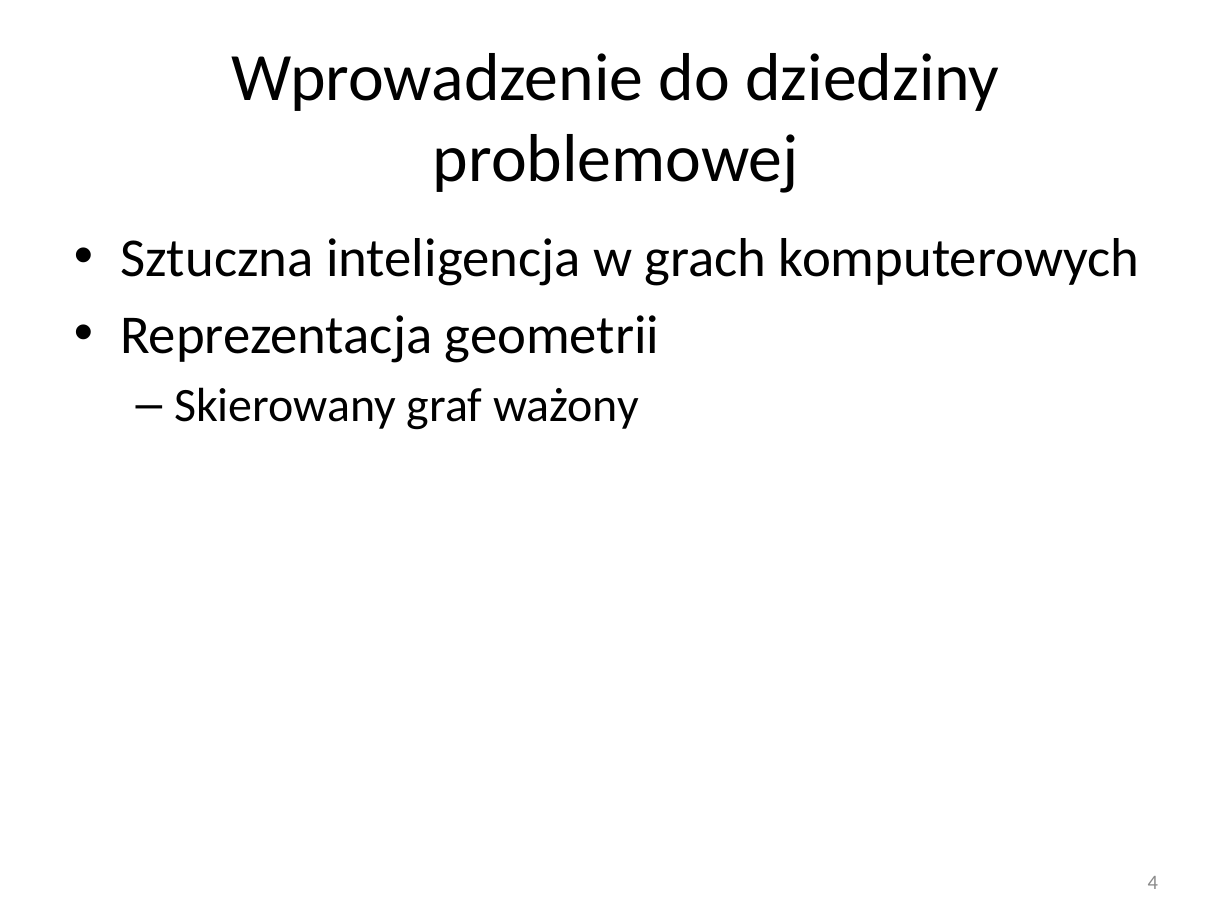
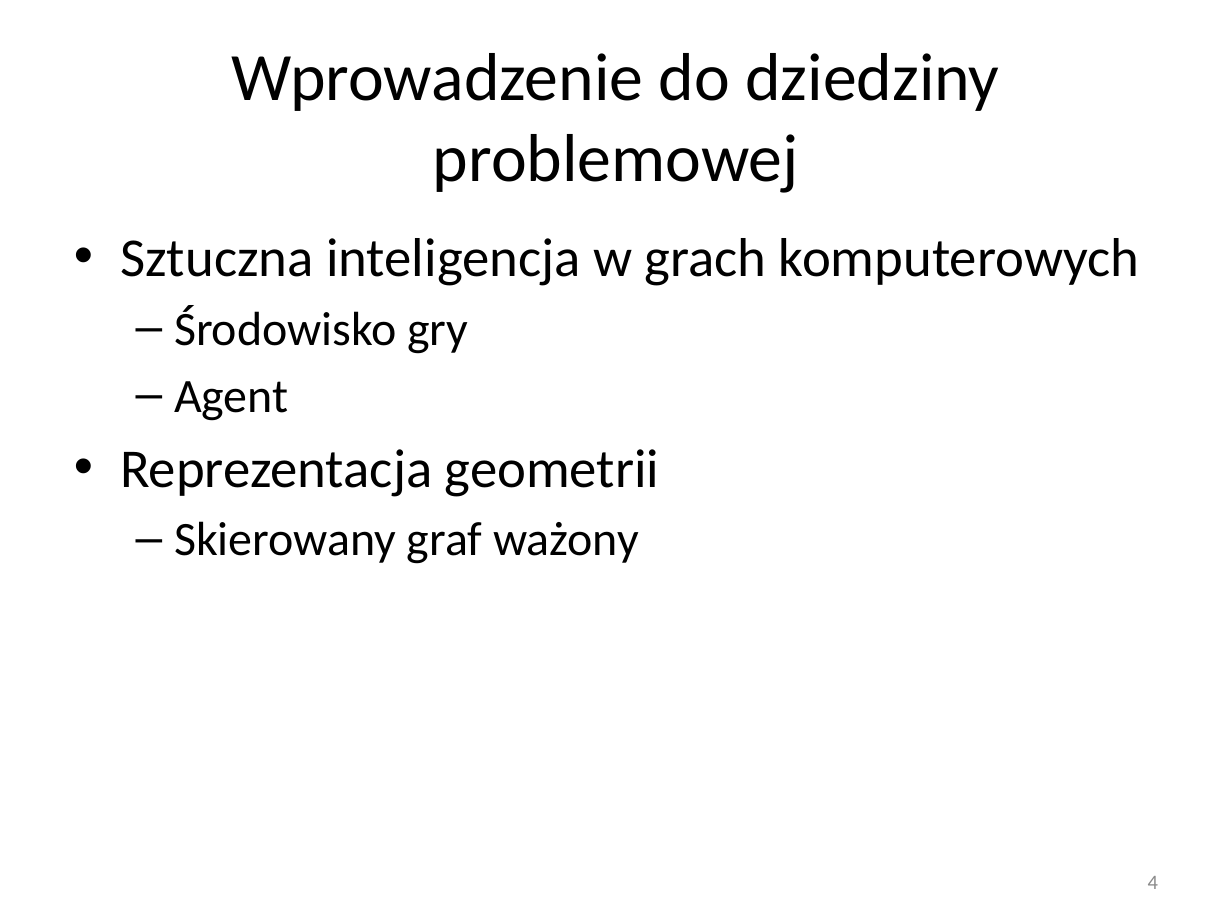
Before and after one commit to sskullgra/Character-Navigation, a slide deck: slide 4 of Nawigacja w grach komputerowych.pptx. Drawn at 1232x924 pixels with LibreOffice and Linux fonts; fonts in the diff are those of the drawing. Boxes give left, top, right and bottom in pixels: in the first picture for what was removed or moved away, otherwise in the second. Text is boxed around its words. In the diff, an @@ line names an element or a change of style, - is before the commit and + after.

```diff
--- a/Nawigacja w grach komputerowych.pptx
+++ b/Nawigacja w grach komputerowych.pptx
@@ text at (x1=174, y1=305, x2=468, y2=421): paragraphs added @@
+  – Środowisko gry
+  – Agent
```
Also in this commit, not shown: 2 other slides changed, 2 slides added.
